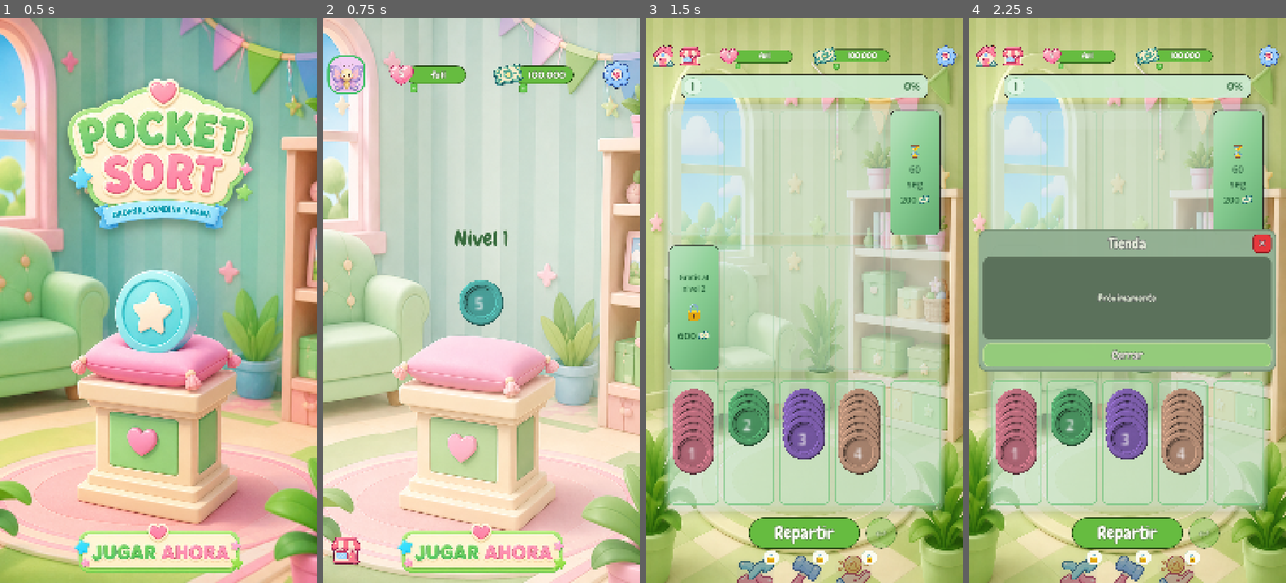
Above: before the commit, frames 1-4 (left to right).
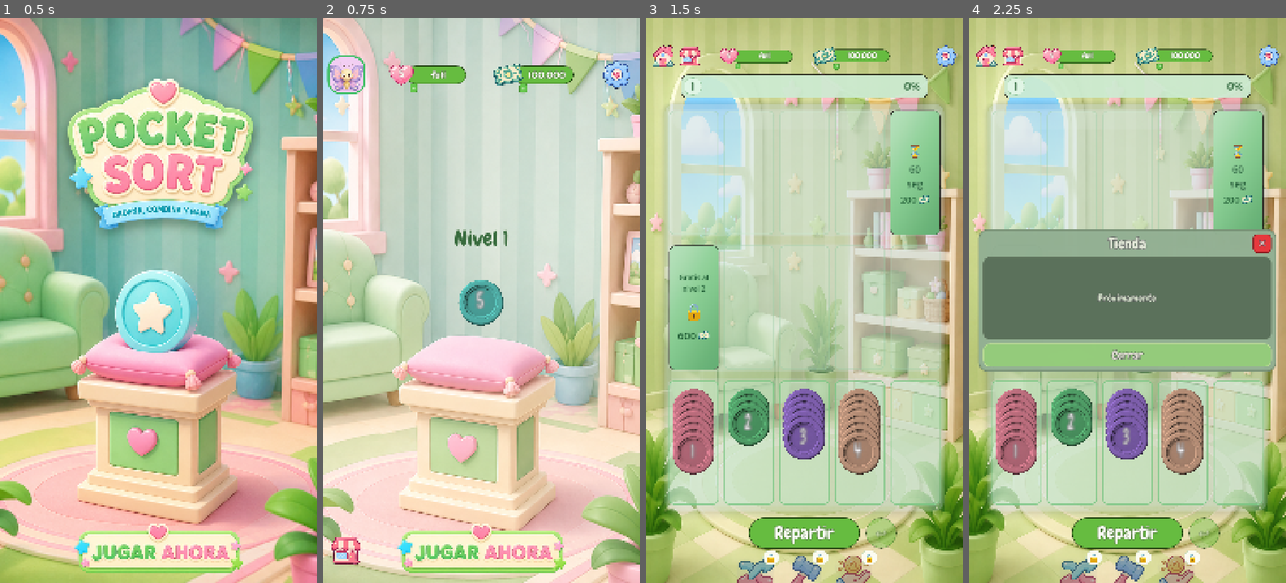
Above: after the commit, the same moments.

Repository: emanueljeronimo/coin-stack-puzzle
Game: Godot game, scene res://Loading.tscn
Two runs of this game, one before a commit and one after it. Both use one fixed random seed, a clock stepped at 60 frames per second and the inputs below.
Inputs (mouse positions are in pixels of both pictures, inside the frame that each line leads up to):
- Up to frame 1 (0.5 s): no input
- Up to frame 2 (0.75 s): click (481, 549) at 0.5 s
- Up to frame 3 (1.5 s): click (804, 549) at 1.25 s
- Up to frame 4 (2.25 s): click "+" at 2 s

Frame 1 is identical in both runs. In frame 2, less than 0.1% of the frame differs, in the area x 47-52%, y 48-52%; in frame 3, 0.2%, in the area x 13-68%, y 69-79%; in frame 4, 0.2%.

Commit message:
Give coin numbers a thin black outline in Chewy.
Rounded digits make the fill and hairline read clearly on the ficha texture.

Co-authored-by: Cursor <cursoragent@cursor.com>

Diff:
--- a/coin.gd
+++ b/coin.gd
@@ -2,6 +2,7 @@
 
 const GameRulesScript = preload("res://game_rules.gd")
 const CoinWildcardShader = preload("res://coin_wildcard.gdshader")
+const CoinNumberFont = preload("res://Fonts/Chewy-Regular.ttf")
 
 var value: int = 1
 var number_visible: bool = true
@@ -38,7 +39,8 @@
 const HIGHLIGHT_ALPHA := 0.14
 const COIN_RADIUS := 26.0
 const NUMBER_TO_DIAMETER := 0.36
-const NUMBER_OUTLINE_TO_FONT := 0.10
+const NUMBER_OUTLINE_PX := 2
+const NUMBER_OUTLINE_COLOR := Color(0, 0, 0, 1)
 const NUMBER_GLYPH_SPACING := -2
 const NUMBER_WIDTH_SCALE := 0.76
 const NUMBER_NUDGE := Vector2(0.0, -1.2)
@@ -70,7 +72,9 @@
 func _ensure_number_font() -> void:
 	if label == null or _number_font != null:
 		return
-	var base: Font = label.get_theme_font("font")
+	var base: Font = CoinNumberFont
+	if base == null:
+		base = label.get_theme_font("font")
 	if base == null:
 		base = ThemeDB.fallback_font
 	_number_font = FontVariation.new()
@@ -84,12 +88,11 @@
 		return
 	var side: float = COIN_RADIUS * 2.0
 	var font_size: int = maxi(8, int(round(side * NUMBER_TO_DIAMETER)))
-	var outline: int = maxi(1, int(round(float(font_size) * NUMBER_OUTLINE_TO_FONT)))
 	label.set_anchors_preset(Control.PRESET_TOP_LEFT)
 	label.horizontal_alignment = HORIZONTAL_ALIGNMENT_CENTER
 	label.vertical_alignment = VERTICAL_ALIGNMENT_CENTER
 	label.add_theme_font_size_override("font_size", font_size)
-	label.add_theme_constant_override("outline_size", outline)
+	label.add_theme_constant_override("outline_size", NUMBER_OUTLINE_PX)
 	label.custom_minimum_size = Vector2(side, side)
 	label.size = Vector2(side, side)
 	label.pivot_offset = Vector2(side, side) * 0.5
@@ -166,8 +169,7 @@
 		if highlight_sprite:
 			highlight_sprite.visible = false
 		if label:
-			var outline := Color(0.72, 0.62, 0.78, 0.50)
-			label.add_theme_color_override("font_outline_color", outline)
+			label.add_theme_color_override("font_outline_color", NUMBER_OUTLINE_COLOR)
 			label.add_theme_color_override("font_color", Color(1.0, 0.99, 1.0, 0.98))
 		return
 	_clear_wildcard_material()
@@ -180,9 +182,7 @@
 		highlight_sprite.visible = true
 		highlight_sprite.self_modulate = Color(1.0, 1.0, 1.0, HIGHLIGHT_ALPHA)
 	if label:
-		var outline := coin_color.darkened(0.50)
-		outline.a = 0.50
-		label.add_theme_color_override("font_outline_color", outline)
+		label.add_theme_color_override("font_outline_color", NUMBER_OUTLINE_COLOR)
 		label.add_theme_color_override("font_color", Color(1.0, 0.99, 1.0, 0.98))
 
 func set_number_visible(visible: bool) -> void:
